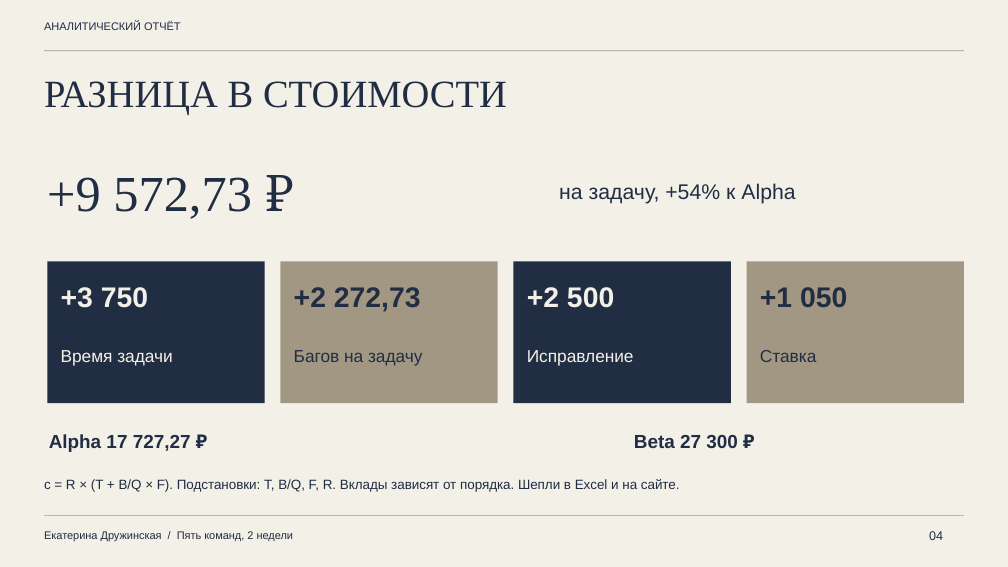
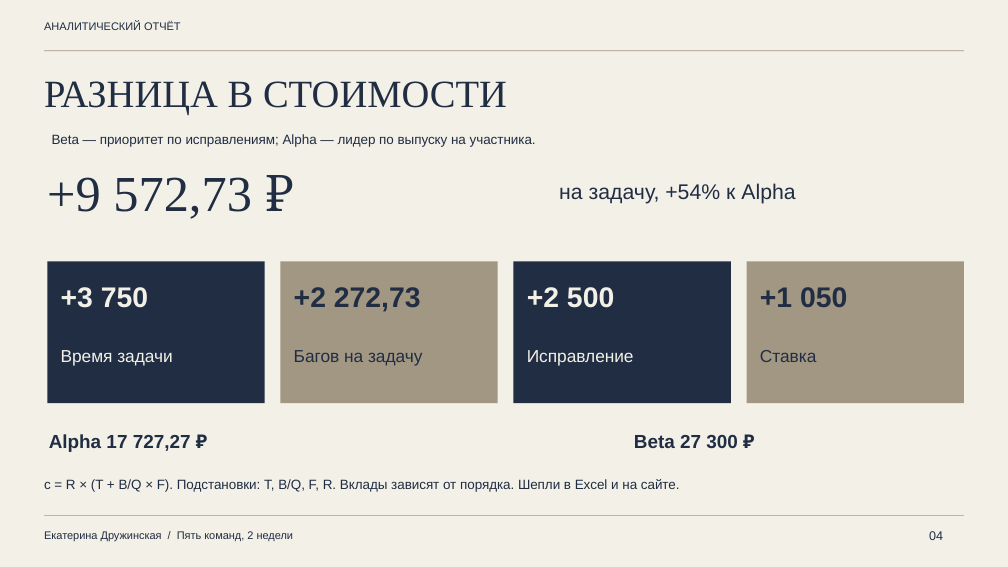
Before and after one commit to druzhinskaia/team-performance-analysis, a slide deck: slide 4 of files/02_presentation.pptx. Drawn at 1008x567 pixels with LibreOffice and Linux fonts; fonts in the diff are those of the drawing. Boxes give left, top, right and bottom in pixels: in the first picture for what was removed or moved away, otherwise in the second. Text is boxed around its words. In the diff, an @@ line names an element or a change of style, - is before the commit and + after.

```diff
--- a/files/02_presentation.pptx
+++ b/files/02_presentation.pptx
@@ text added at (52,134,536,147), 12.8 pt, text #202D43 @@
+Beta — приоритет по исправлениям; Alpha — лидер по выпуску на участника.
```
Also in this commit, not shown: 3 other slides changed, 17 other files.
